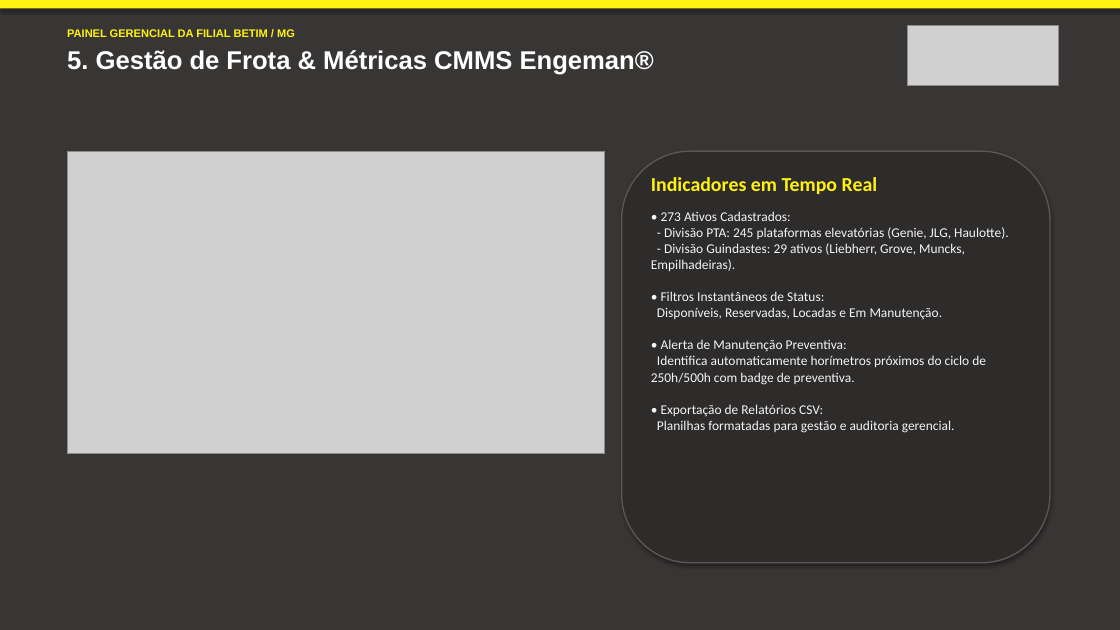
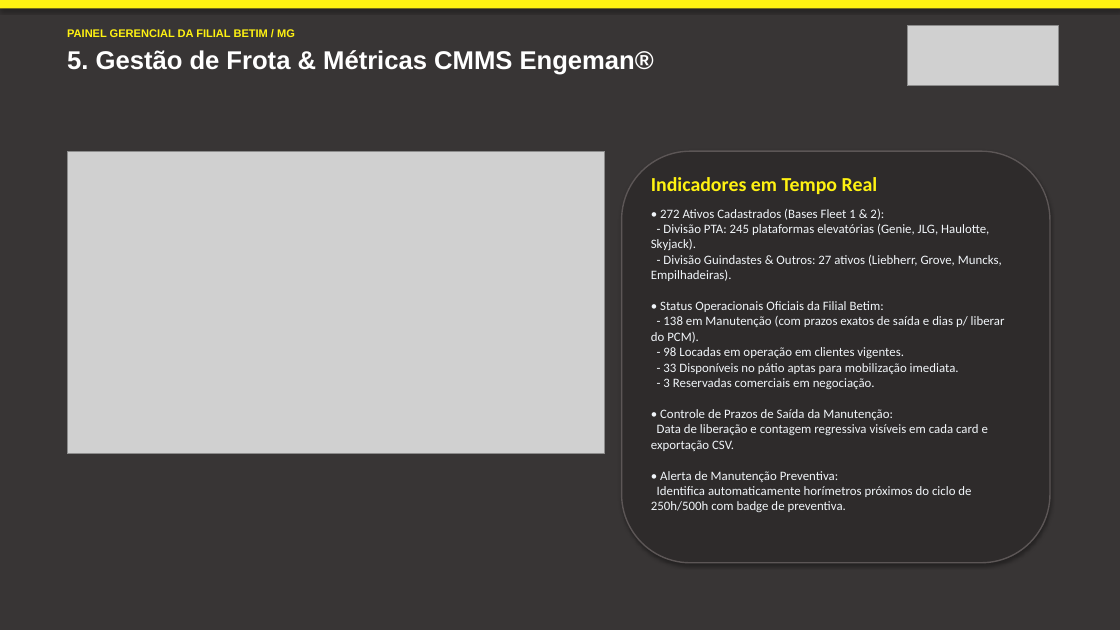
Before and after one commit to maikongsp/inspecao-frota-locar, a slide deck: slide 6 of Sistema de Inspeção & Qualidade de Frota.pptx. Drawn at 1120x630 pixels with LibreOffice and Linux fonts; fonts in the diff are those of the drawing; grey boxes stand for pictures. Boxes give left, top, right and bottom in pixels: in the first picture for what was removed or moved away, otherwise in the second. Text is boxed around its words. In the diff, an @@ line names an element or a change of style, - is before the commit and + after.

Commit message:
feat(frota): atualiza lista oficial de frotas Betim (Fleet 1 e 2), status e previsoes de saida da manutencao
- Purga dados e usuarios ficticios preparando o sistema para operacao real
- Atualiza catalogo da filial Betim com 272 ativos (245 PTA e 27 Guindastes/Outros) extraidos de fleet 1.xls e fleet 2.xls
- Mapeia 138 ativos em manutencao com data de liberacao, dias restantes e data de movimentacao do PCM
- Exibe alertas de prazo de saida nos cards de frota e adiciona colunas no exportador CSV
- Adiciona modal de carga de dados operacionais e importacao de usuarios por perfil
- Regenera apresentacao corporativa Sistema de Inspecao & Qualidade de Frota.pptx

```diff
--- a/Sistema de Inspeção & Qualidade de Frota.pptx
+++ b/Sistema de Inspeção & Qualidade de Frota.pptx
@@ text at (651, 209, 1005, 512): text changed; size 11.5 to 11 pt @@
-• 273 Ativos Cadastrados:
-- Divisão PTA: 245 plataformas elevatórias (Genie, JLG, Haulotte).
-- Divisão Guindastes: 29 ativos (Liebherr, Grove, Muncks, Empilhadeiras).
-• Filtros Instantâneos de Status:
-Disponíveis, Reservadas, Locadas e Em Manutenção.
-• Alerta de Manutenção Preventiva:
-Identifica automaticamente horímetros próximos do ciclo de 250h/500h com badge de preventiva.
-• Exportação de Relatórios CSV:
-Planilhas formatadas para gestão e auditoria gerencial.
+• 272 Ativos Cadastrados (Bases Fleet 1 & 2):
+- Divisão PTA: 245 plataformas elevatórias (Genie, JLG, Haulotte, Skyjack).
+- Divisão Guindastes & Outros: 27 ativos (Liebherr, Grove, Muncks, Empilhadeiras).
+• Status Operacionais Oficiais da Filial Betim:
+- 138 em Manutenção (com prazos exatos de saída e dias p/ liberar do PCM).
+- 98 Locadas em operação em clientes vigentes.
+- 33 Disponíveis no pátio aptas para mobilização imediata.
+- 3 Reservadas comerciais em negociação.
+• Controle de Prazos de Saída da Manutenção:
+Data de liberação e contagem regressiva visíveis em cada card e exportação CSV.
+• Alerta de Manutenção Preventiva:
+Identifica automaticamente horímetros próximos do ciclo de 250h/500h com badge de preventiva.
```
Also in this commit, not shown: 2 other slides changed, 1 slide added, 9 other files.
